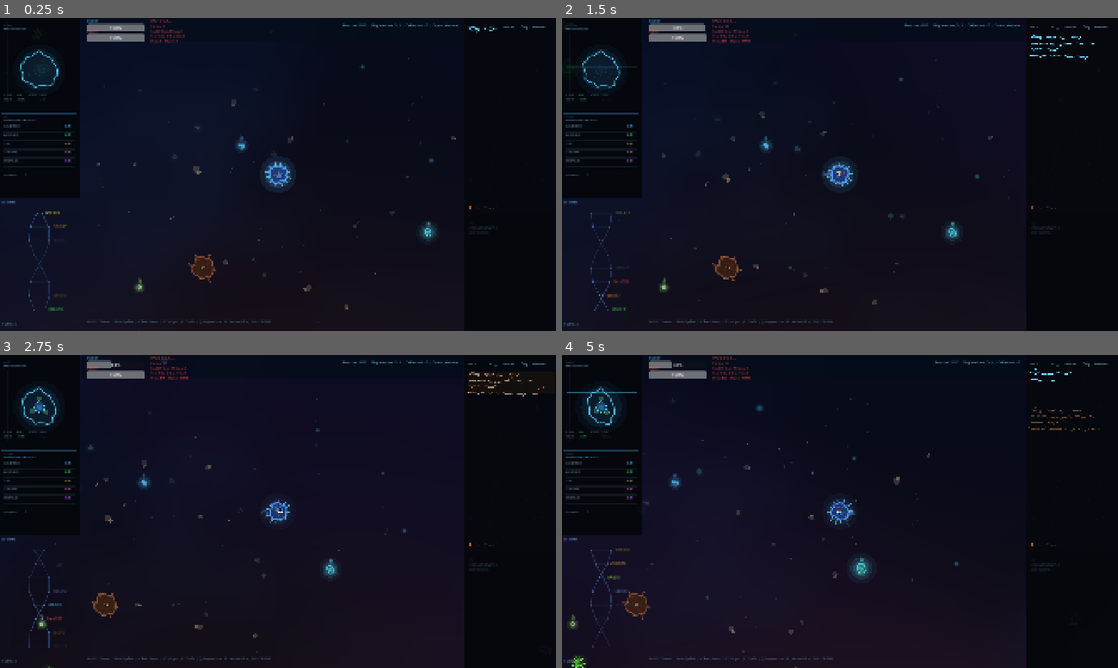
Above: before the commit, frames 1-4 (two rows, left to right).
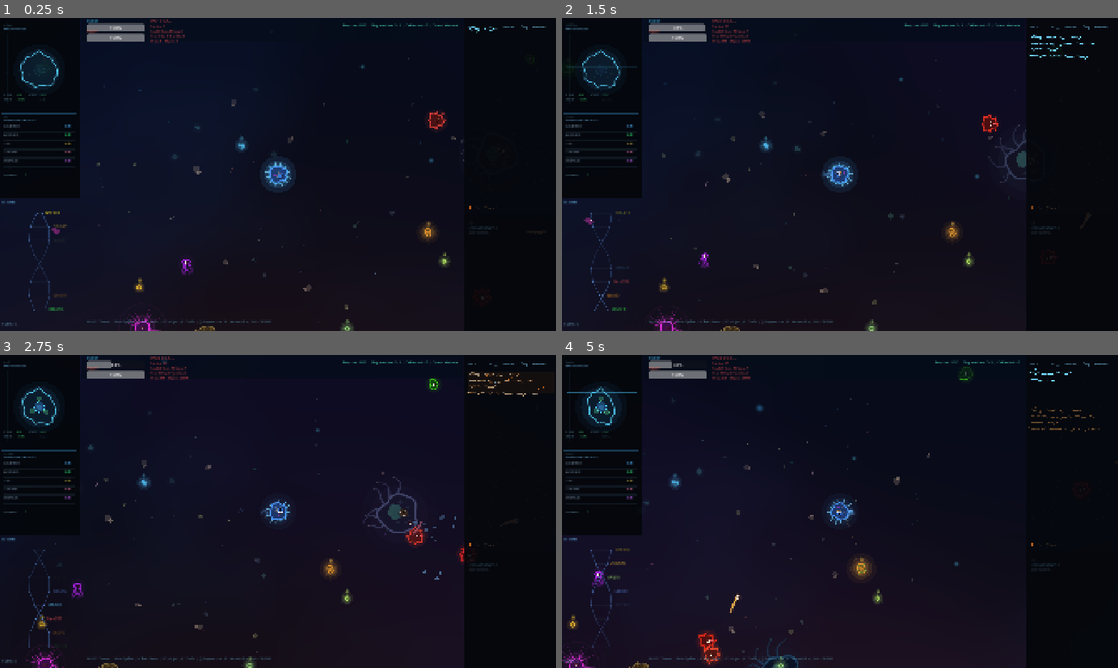
Above: after the commit, the same moments.

Repository: gnoobs75/3volov3
Game: Godot game, scene res://scenes/cell_stage.tscn
Same seed, same stepped clock (60 frames per second), same inputs: the game is played once before the commit and once after it. This scene is started directly instead of the project's main scene.
Inputs (mouse positions are in pixels of both pictures, inside the frame that each line leads up to):
- Up to frame 1 (0.25 s): no input
- Up to frame 2 (1.5 s): move the mouse to (962, 158) at 0.52 s; press the mouse at (962, 158) at 0.53 s; hold D (move_right) 0.53-1.25 s; release the mouse at (962, 158) at 1.25 s; drag from (728, 190) to (840, 174) at 1.27 s
- Up to frame 3 (2.75 s): move the mouse to (333, 442) at 2.02 s; hold D (move_right) from 2.03 s (still down); hold Q (focus_out) from 2.03 s (still down)
- Up to frame 4 (5 s): release D (move_right) at 2.75 s; release Q (focus_out) at 2.75 s; drag from (812, 574) to (706, 483) at 2.77 s; move the mouse to (1006, 558) at 3.52 s; hold A (move_left) 3.53-4.25 s; tap F (metabolize) at 3.6 s; drag from (673, 464) to (845, 567) at 4.27 s

The runs differ from the first frame. In frame 1, 0.9% of the frame differs, in the area x 9-84%, y 29-100%; in frame 2, 1.1%; in frame 3, 1.4%, in the area x 4-84%, y 4-100%; in frame 4, 1.4%.

Commit message:
Phase 2 Polish: Core balance tweaks - softer death, more spawns, energy regen
Soften death penalty: keep evolution level, mutations, and sensory upgrades
across deaths. Preserve 50% of organelles collected (rounded down).

Increase spawn density ~1.5-2x across all biomes: more food in every biome,
guaranteed snakes in most biomes, guaranteed enemies in dangerous biomes,
Shallows now a proper safe haven (5-8 food, more prey), Nutrient Rich lives
up to its name (6-9 food).

Add slow-movement energy regen: 1/sec when velocity < 30% max speed,
in addition to existing 2/sec when fully stopped. Prevents unrecoverable
energy depletion spirals.

Co-Authored-By: Claude Opus 4.6 <noreply@anthropic.com>

Diff:
--- a/scripts/autoload/game_manager.gd
+++ b/scripts/autoload/game_manager.gd
@@ -187,13 +187,14 @@
 	return SENSORY_TIERS[sensory_level]
 
 func reset_stats() -> void:
+	## Soft reset: keep evolution progress, lose inventory and reproduction count.
+	## Organelles partially preserved (50% rounded down).
 	player_stats.reproductions = 0
-	player_stats.organelles_collected = 0
+	var kept_organelles: int = player_stats.organelles_collected / 2
+	player_stats.organelles_collected = kept_organelles
 	player_stats.genes = ["Gene_1", "Gene_3"]
 	player_stats.proteins = ["Protein_1"]
 	player_stats.spliced_traits = {}
 	for key in inventory:
 		inventory[key] = []
-	evolution_level = 0
-	active_mutations = []
-	sensory_level = 0
+	# Keep evolution level, mutations, and sensory upgrades across deaths
--- a/scripts/cell_stage/player_cell.gd
+++ b/scripts/cell_stage/player_cell.gd
@@ -218,7 +218,11 @@
 		var decel_rate: float = _current_velocity.length() / DECEL_TIME
 		_current_velocity = _current_velocity.move_toward(Vector2.ZERO, decel_rate * delta)
 		if _current_velocity.length() < 5.0:
+			# Full regen when stopped
 			energy = minf(energy + ENERGY_REGEN_RATE * delta, max_energy)
+		elif _current_velocity.length() < move_speed * 0.3:
+			# Partial regen when moving slowly (1/sec)
+			energy = minf(energy + 1.0 * delta, max_energy)
 	energy = maxf(energy, 0.0)
 
 	velocity = _current_velocity
--- a/scripts/cell_stage/world_chunk_manager.gd
+++ b/scripts/cell_stage/world_chunk_manager.gd
@@ -27,30 +27,30 @@
 var _player: Node2D = null
 var _world_seed: int = 0
 
-# Spawn tables per biome: {type: [min_count, max_count]} - OPTIMIZED for performance
+# Spawn tables per biome: {type: [min_count, max_count]}
 const SPAWN_TABLES: Dictionary = {
 	Biome.NORMAL: {
-		"food": [2, 4], "enemy": [0, 1], "competitor": [0, 1], "snake": [0, 1],
+		"food": [3, 6], "enemy": [0, 2], "competitor": [0, 1], "snake": [1, 2],
 		"hazard": [0, 1], "repeller": [0, 0], "blocker": [0, 1], "parasite": [0, 1],
 		"virus": [0, 1], "dart_predator": [0, 0], "leviathan": [0, 0],
 	},
 	Biome.THERMAL_VENT: {
-		"food": [2, 3], "enemy": [0, 1], "competitor": [0, 1], "snake": [0, 1],
-		"hazard": [0, 1], "repeller": [0, 1], "blocker": [0, 1], "parasite": [0, 1],
+		"food": [3, 5], "enemy": [1, 2], "competitor": [0, 1], "snake": [1, 2],
+		"hazard": [0, 2], "repeller": [0, 1], "blocker": [0, 1], "parasite": [0, 1],
 		"virus": [0, 1], "dart_predator": [0, 1], "leviathan": [0, 0],
 	},
 	Biome.DEEP_ABYSS: {
-		"food": [1, 2], "enemy": [0, 1], "competitor": [0, 1], "snake": [0, 1],
-		"hazard": [0, 1], "repeller": [0, 1], "blocker": [0, 1], "parasite": [0, 1],
+		"food": [2, 3], "enemy": [1, 2], "competitor": [0, 1], "snake": [0, 1],
+		"hazard": [0, 2], "repeller": [0, 1], "blocker": [0, 1], "parasite": [0, 1],
 		"virus": [0, 1], "dart_predator": [0, 1], "leviathan": [0, 1],
 	},
 	Biome.SHALLOWS: {
-		"food": [3, 5], "enemy": [0, 1], "competitor": [0, 1], "snake": [0, 1],
+		"food": [5, 8], "enemy": [0, 1], "competitor": [1, 2], "snake": [1, 3],
 		"hazard": [0, 0], "repeller": [0, 0], "blocker": [0, 1], "parasite": [0, 1],
 		"virus": [0, 0], "dart_predator": [0, 0], "leviathan": [0, 0],
 	},
 	Biome.NUTRIENT_RICH: {
-		"food": [4, 6], "enemy": [0, 1], "competitor": [0, 1], "snake": [0, 1],
+		"food": [6, 9], "enemy": [0, 1], "competitor": [1, 2], "snake": [1, 2],
 		"hazard": [0, 1], "repeller": [0, 0], "blocker": [0, 1], "parasite": [0, 1],
 		"virus": [0, 1], "dart_predator": [0, 1], "leviathan": [0, 0],
 	},
